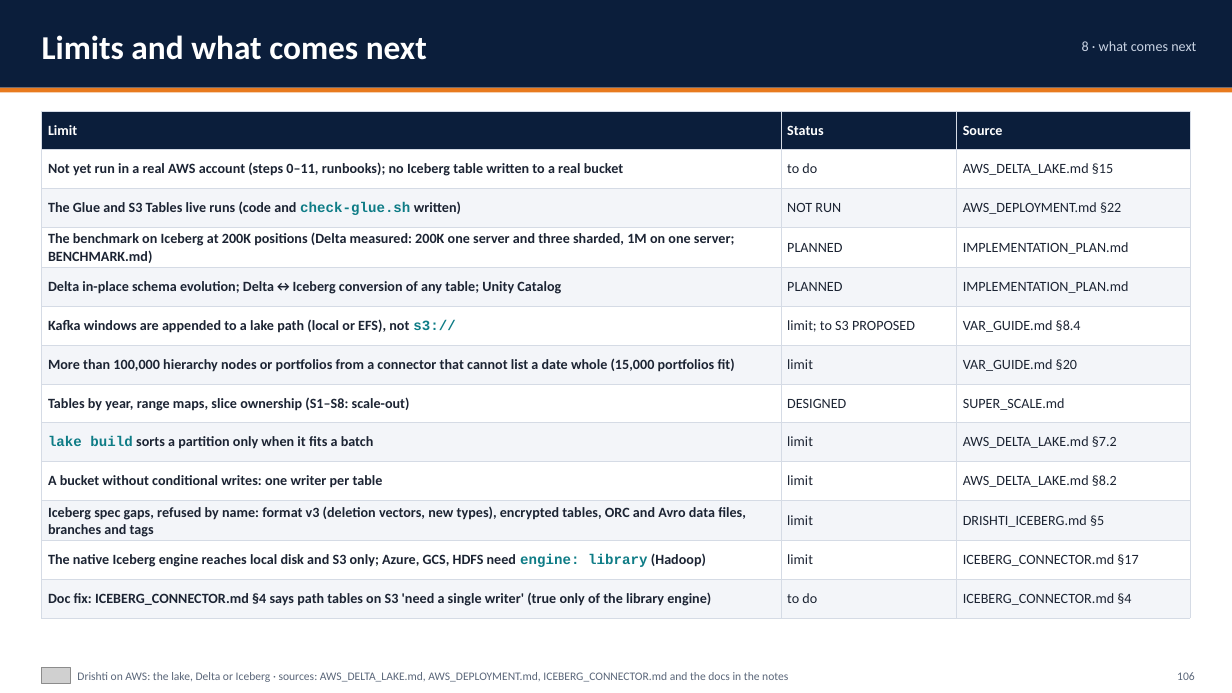
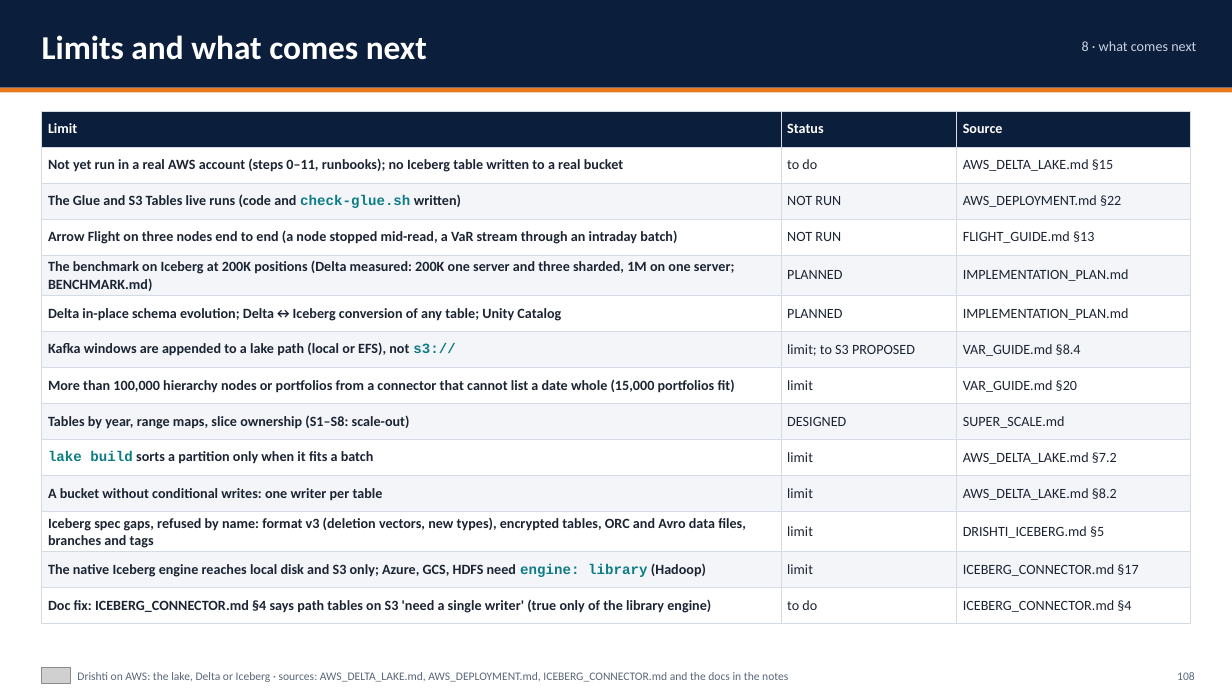
Before and after one commit to ajsinha/drishti, a slide deck: slide 108 of docs/publications/Drishti-on-AWS.pptx (slide 106 before the commit). Drawn at 1232x693 pixels with LibreOffice and Linux fonts; fonts in the diff are those of the drawing; grey boxes stand for pictures. Boxes give left, top, right and bottom in pixels: in the first picture for what was removed or moved away, otherwise in the second. Text is boxed around its words. In the diff, an @@ line names an element or a change of style, - is before the commit and + after.

```diff
--- a/docs/publications/Drishti-on-AWS.pptx
+++ b/docs/publications/Drishti-on-AWS.pptx
@@ table at bbox=[42, 111, 1190, 617] @@
+row 4: Arrow Flight on three nodes end to end (a node stopped mid-read, a VaR stream through an intraday batch) | NOT RUN | FLIGHT_GUIDE.md §13
```
Also in this commit, not shown: 67 other slides changed, 2 slides added, 3 other files.
